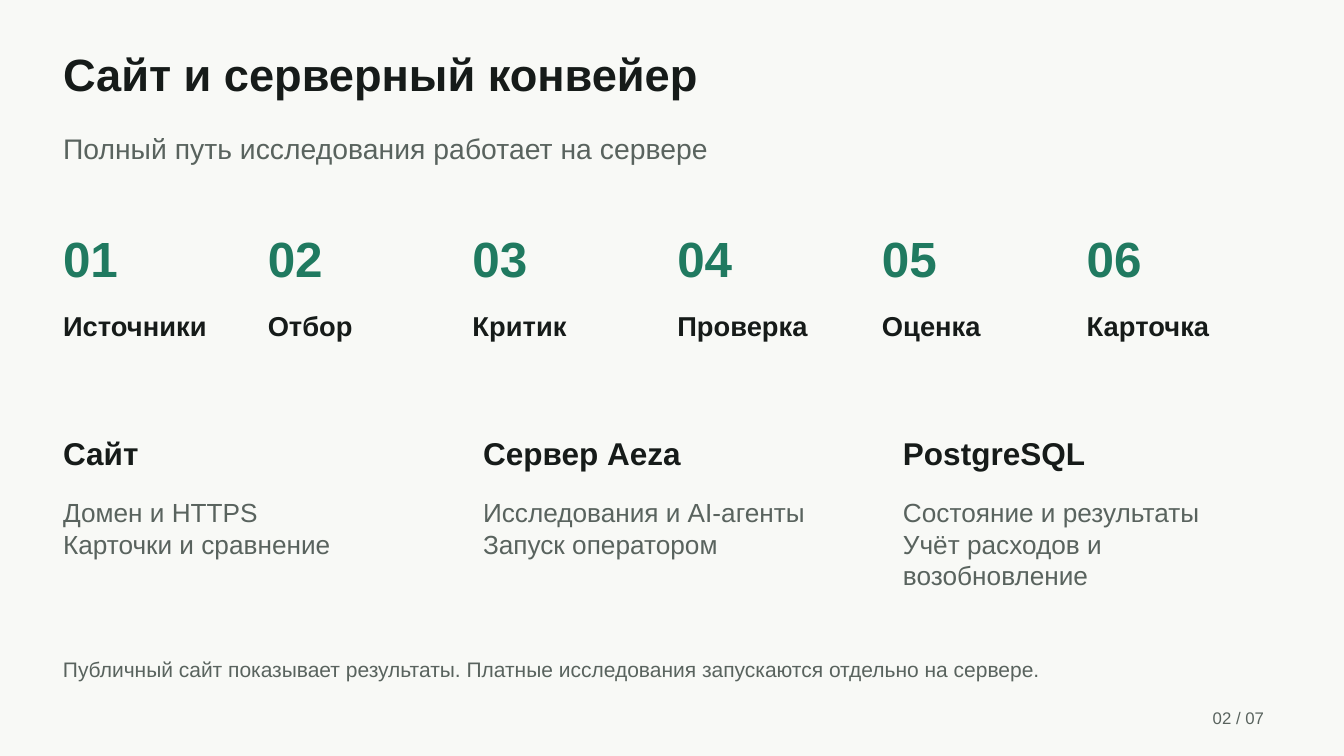
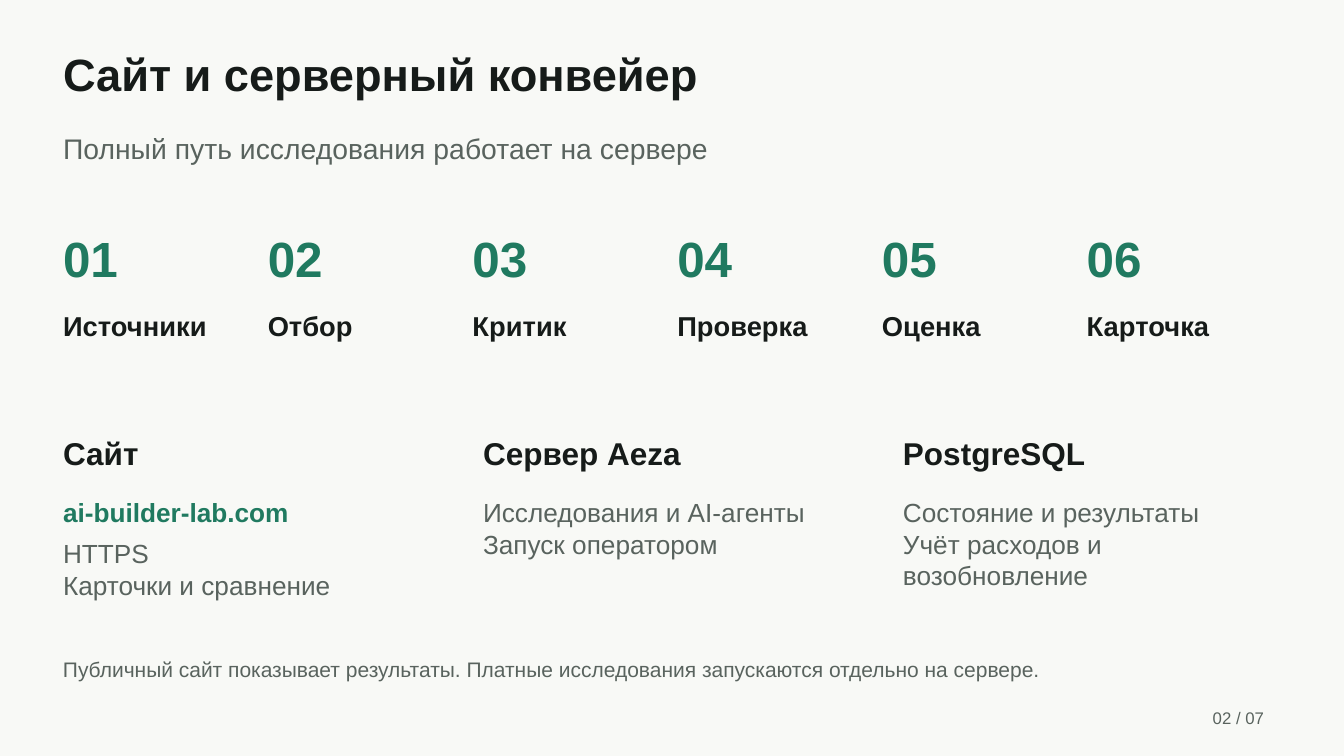
Before and after one commit to bcmle/test_ai_builder, a slide deck: slide 2 of presentation/AI-Builder-CEO.pptx. Drawn at 1344x756 pixels with LibreOffice and Linux fonts; fonts in the diff are those of the drawing. Boxes give left, top, right and bottom in pixels: in the first picture for what was removed or moved away, otherwise in the second. Text is boxed around its words. In the diff, an @@ line names an element or a change of style, - is before the commit and + after.

Commit message:
docs: show site domain on presentation slide two

```diff
--- a/presentation/AI-Builder-CEO.pptx
+++ b/presentation/AI-Builder-CEO.pptx
@@ text added at bbox=[63, 503, 288, 523], 18.8 pt, text #207A60, bold @@
+ai-builder-lab.com
@@ text "HTTPS": place and size @@
-text "HTTPS" at bbox=[63, 503, 330, 560]
+text "HTTPS" at bbox=[63, 544, 330, 601]
@@ text at bbox=[63, 544, 149, 563]: text changed @@
-Домен и HTTPS
+HTTPS
```
Also in this commit, not shown: 2 other files.
